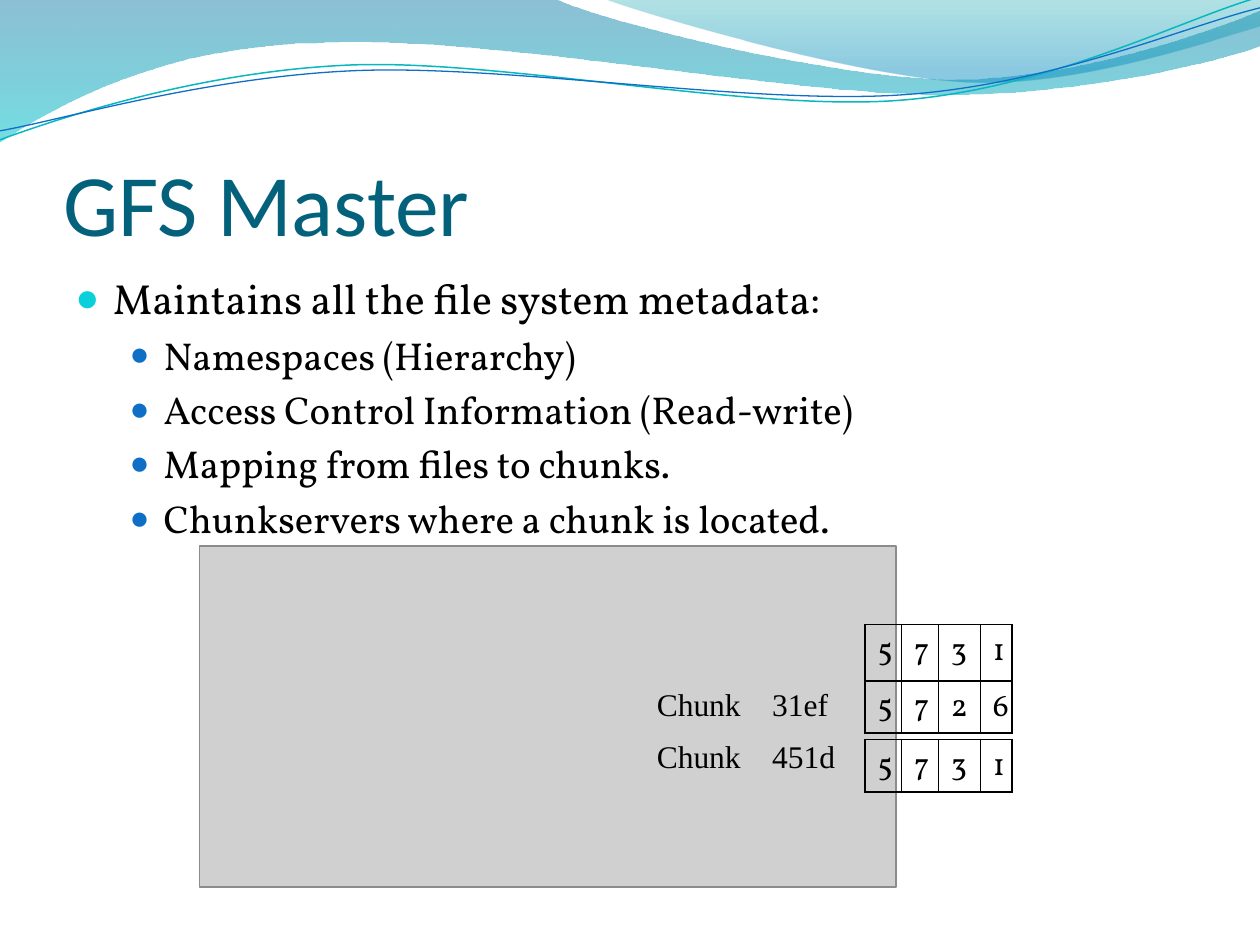
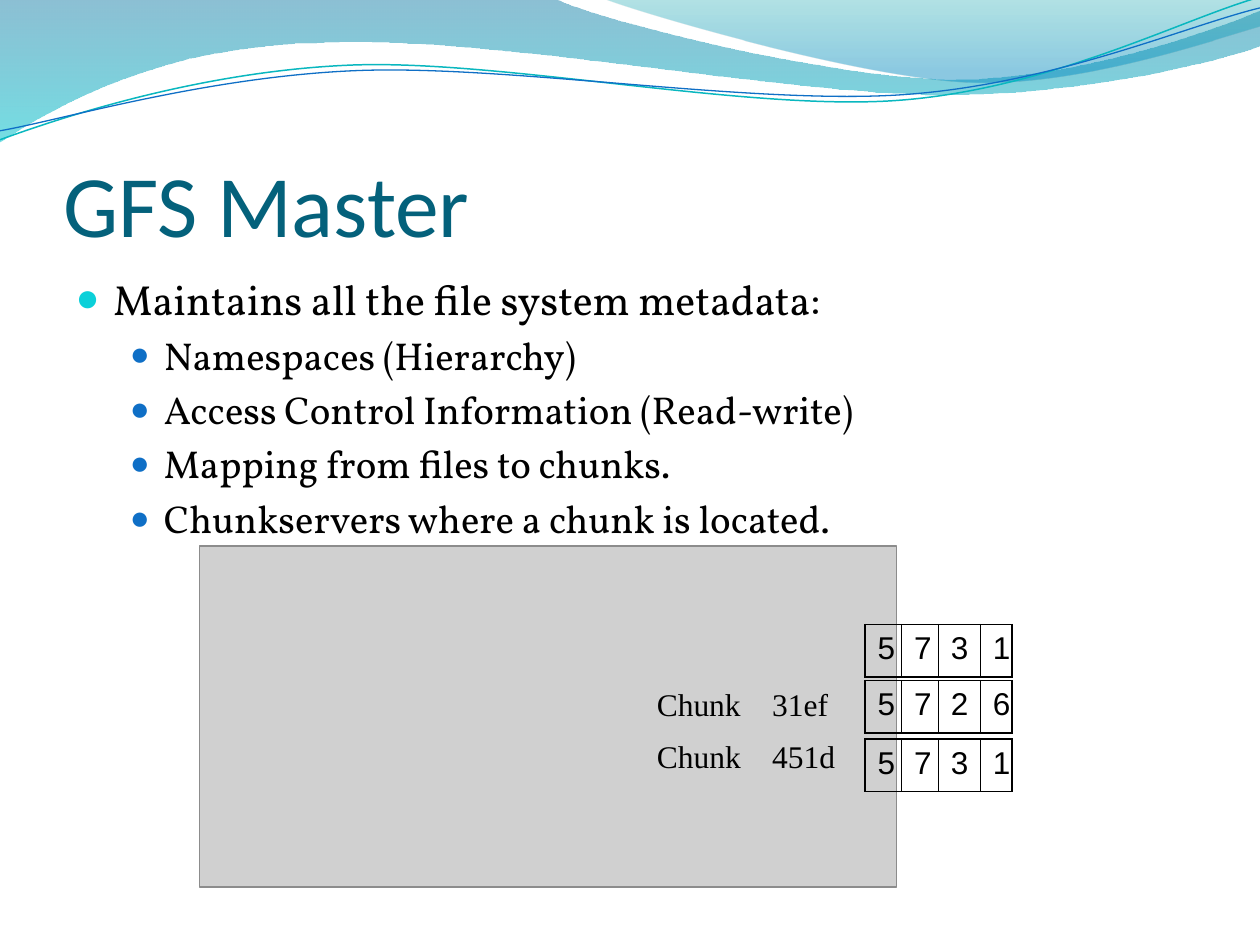
Before and after one commit to edvelezg/unb-os, a slide deck: slide 11 of google-fs/google-fs.pptx. Drawn at 1260x945 pixels with LibreOffice and Linux fonts; fonts in the diff are those of the drawing; grey boxes stand for pictures; background and template pictures are left out. Boxes give left, top, right and bottom in pixels: in the first picture for what was removed or moved away, otherwise in the second. Text is boxed around its words. In the diff, an @@ line names an element or a change of style, - is before the commit and + after.

```diff
--- a/google-fs/google-fs.pptx
+++ b/google-fs/google-fs.pptx
@@ freeform shape at (x1=0, y1=0, x2=1260, y2=142): outline redrawn @@
@@ freeform shape at (x1=0, y1=8, x2=1260, y2=141): outline redrawn @@
@@ table at (x1=864, y1=625, x2=1011, y2=678) @@
@@ font Vollkorn to Arial @@
@@ table at (x1=864, y1=680, x2=1011, y2=733) @@
@@ font Vollkorn to Arial @@
@@ table at (x1=864, y1=740, x2=1011, y2=793) @@
@@ font Vollkorn to Arial @@
```
Also in this commit, not shown: 36 other slides changed.
